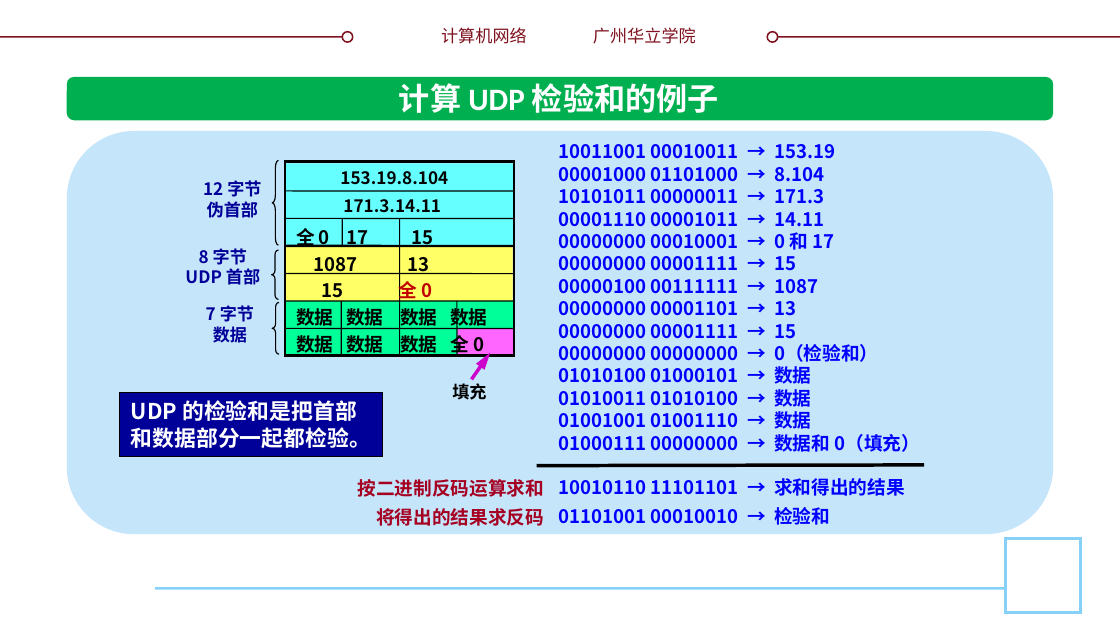
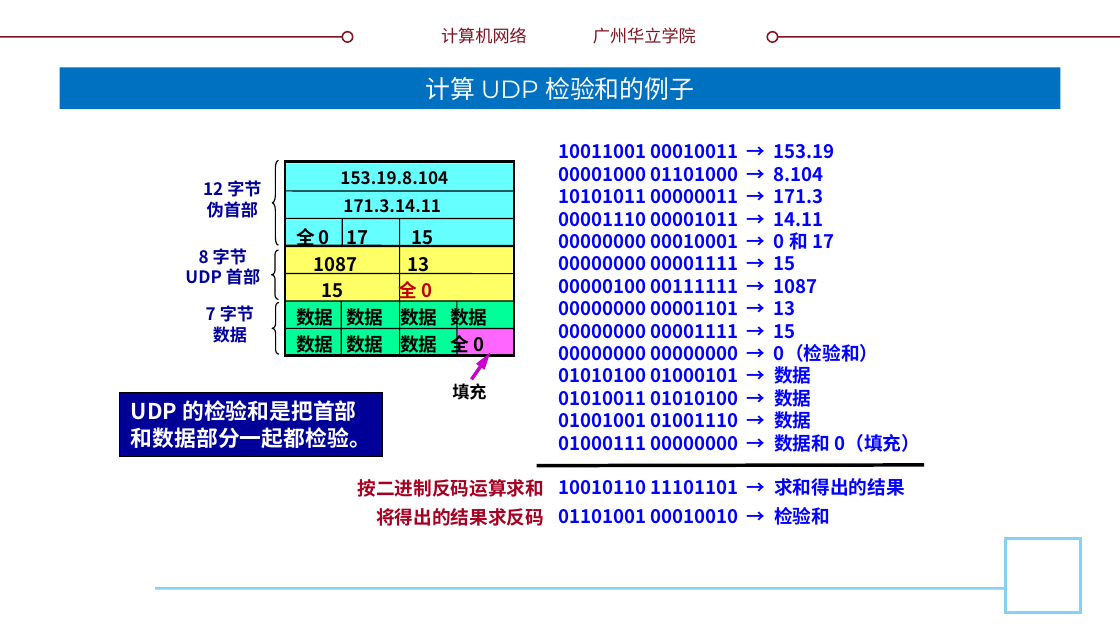
Before and after one commit to glplaman/glplaman.github.io, a slide deck: slide 34 of network/ppt/chap5.pptx (slide 31 before the commit). Drawn at 1120x630 pixels with LibreOffice and Linux fonts; fonts in the diff are those of the drawing; background and template pictures are left out. Boxes give left, top, right and bottom in pixels: in the first picture for what was removed or moved away, otherwise in the second. Text is boxed around its words. In the diff, an @@ line names an element or a change of style, - is before the commit and + after.

```diff
--- a/network/ppt/chap5.pptx
+++ b/network/ppt/chap5.pptx
@@ title "计算 UDP 检验和的例子": place and size @@
-title "计算 UDP 检验和的例子" at (399, 83, 719, 113)
+title "计算 UDP 检验和的例子" at (59, 67, 1061, 109)
@@ title "计算 UDP 检验和的例子" at (59, 67, 1061, 109): size 20 to 16 pt, font Calibri to Montserrat, bold off; vertical alignment top to middle; fill none to #0070C0 @@
@@ rounded rectangle removed at (67, 77, 1054, 121) @@
@@ rounded rectangle removed at (67, 131, 1054, 534) @@
```
Also in this commit, not shown: 16 other slides changed, 3 slides added, 19 other files.
